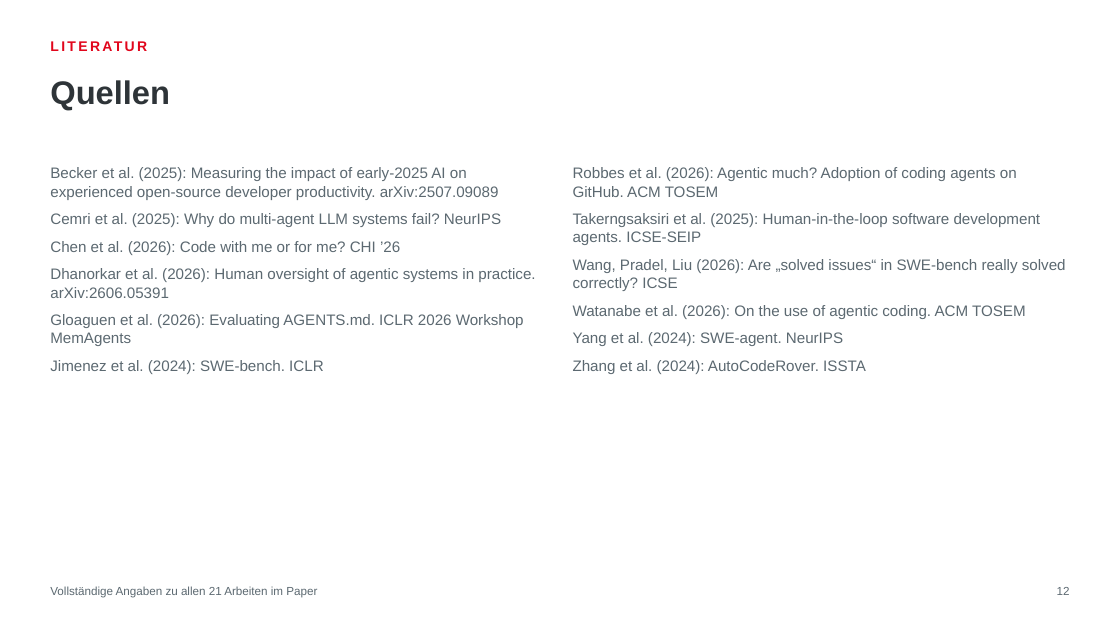
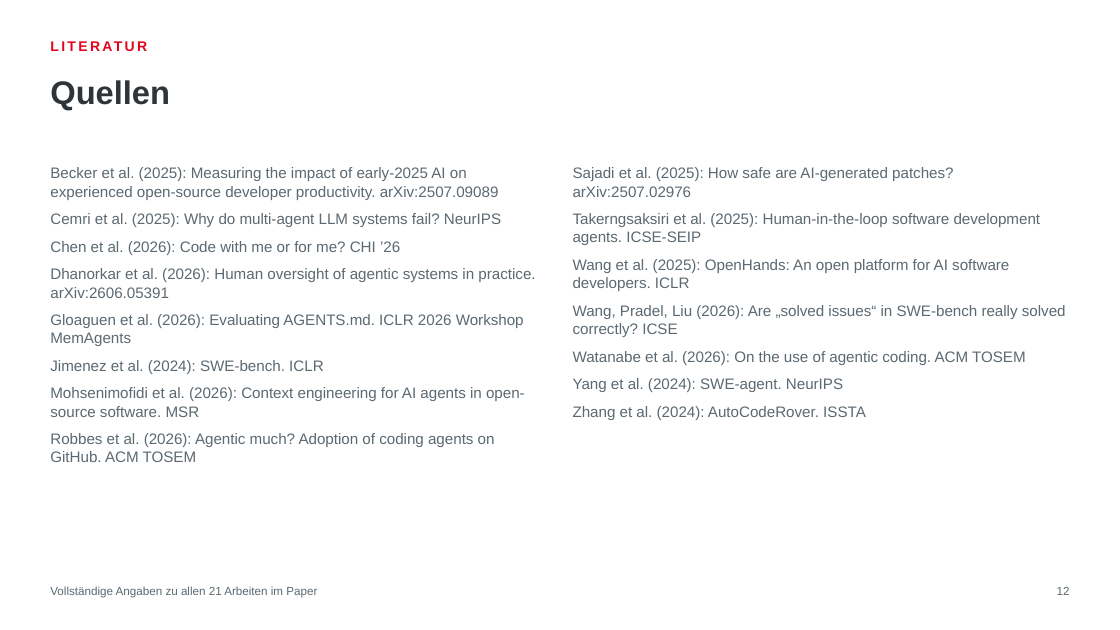
Before and after one commit to Spaculea/neue_konzepte_informatik_abgabe, a slide deck: slide 12 of CODEX/praesentation/KI-Coding-Agenten_Praesentation.pptx. Drawn at 1120x630 pixels with LibreOffice and Linux fonts; fonts in the diff are those of the drawing; background and template pictures are left out. Boxes give left, top, right and bottom in pixels: in the first picture for what was removed or moved away, otherwise in the second. Text is boxed around its words. In the diff, an @@ line names an element or a change of style, - is before the commit and + after.

```diff
--- a/CODEX/praesentation/KI-Coding-Agenten_Praesentation.pptx
+++ b/CODEX/praesentation/KI-Coding-Agenten_Praesentation.pptx
@@ text at [573,167,953,197]: text changed @@
-Robbes et al. (2026): Agentic much? Adoption of coding agents on GitHub. ACM TOSEM
+Sajadi et al. (2025): How safe are AI-generated patches? arXiv:2507.02976
@@ text at [573,259,1009,291]: paragraph added @@
+Wang et al. (2025): OpenHands: An open platform for AI software developers. ICLR
@@ text at [50,387,525,462]: paragraphs added @@
+Mohsenimofidi et al. (2026): Context engineering for AI agents in open-source software. MSR
+Robbes et al. (2026): Agentic much? Adoption of coding agents on GitHub. ACM TOSEM
```
Also in this commit, not shown: 4 other slides changed.
